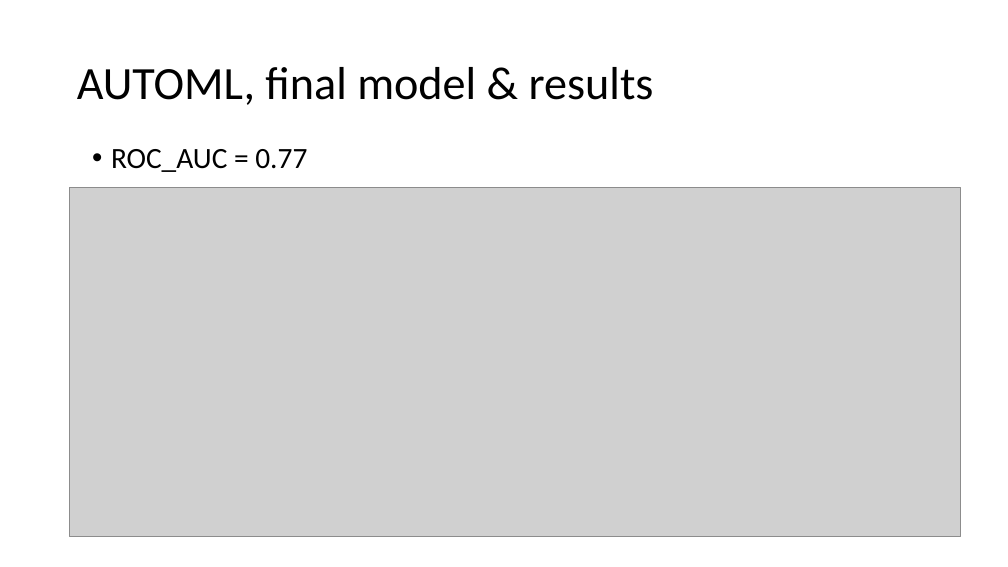
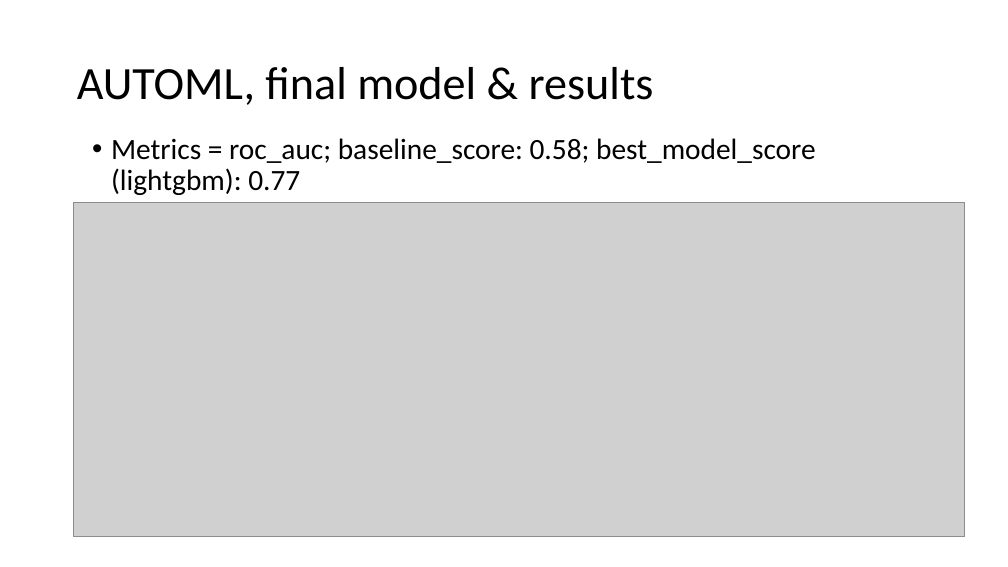
Before and after one commit to theochavannes/home-insurance, a slide deck: slide 7 of Home Insurance dataset case study.pptx. Drawn at 1008x567 pixels with LibreOffice and Linux fonts; fonts in the diff are those of the drawing; grey boxes stand for pictures. Boxes give left, top, right and bottom in pixels: in the first picture for what was removed or moved away, otherwise in the second. Text is boxed around its words. In the diff, an @@ line names an element or a change of style, - is before the commit and + after.

Commit message:
code refactor
improved plots
added train of additional models

```diff
--- a/Home Insurance dataset case study.pptx
+++ b/Home Insurance dataset case study.pptx
@@ text at (111, 138, 816, 195): text changed @@
-• ROC_AUC = 0.77
+• Metrics = roc_auc; baseline_score: 0.58; best_model_score (lightgbm): 0.77
@@ picture: place and size @@
-picture at (70, 188, 961, 537)
+picture at (74, 202, 966, 537)
```
Also in this commit, not shown: 3 other slides changed, 3 slides added, 2 slides removed, 11 other files.
